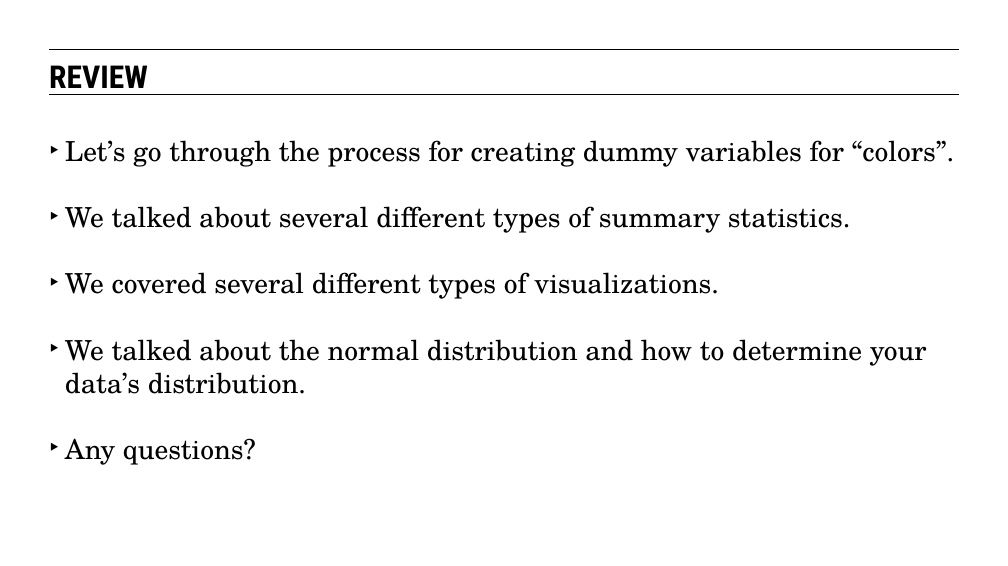
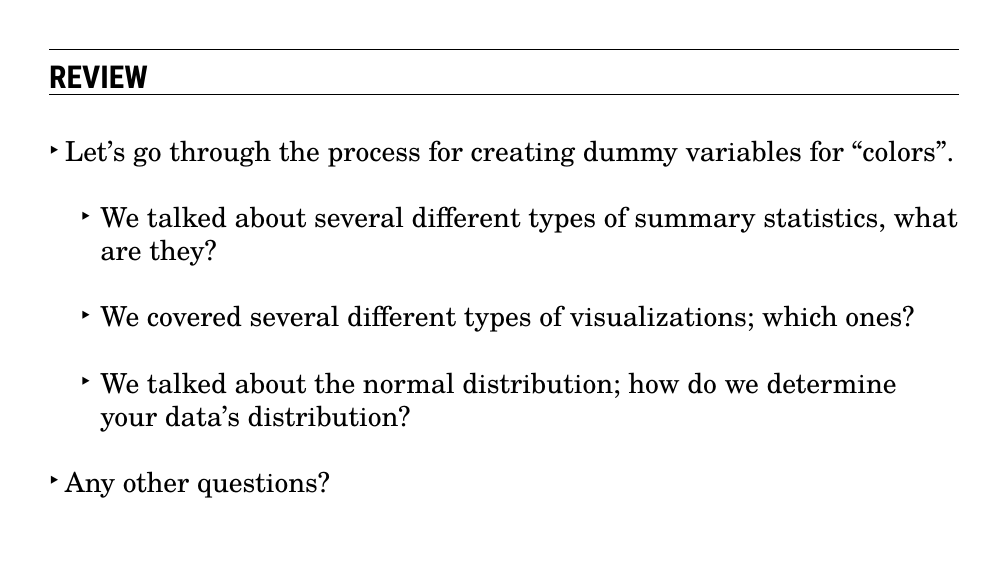
Before and after one commit to eflautt/ga-data-science, a slide deck: slide 68 of lessons/lesson-03/03-statistics-fundamentals.pptx (slide 58 before the commit). Drawn at 1008x566 pixels with LibreOffice and Linux fonts; fonts in the diff are those of the drawing. Boxes give left, top, right and bottom in pixels: in the first picture for what was removed or moved away, otherwise in the second. Text is boxed around its words. In the diff, an @@ line names an element or a change of style, - is before the commit and + after.

```diff
--- a/lessons/lesson-03/03-statistics-fundamentals.pptx
+++ b/lessons/lesson-03/03-statistics-fundamentals.pptx
@@ text at bbox=[65, 206, 958, 498]: text changed @@
-‣ We talked about several different types of summary statistics.
-‣ We covered several different types of visualizations.
-‣ We talked about the normal distribution and how to determine your data’s distribution.
-‣ Any questions?
+‣ We talked about several different types of summary statistics, what are they?
+‣ We covered several different types of visualizations; which ones?
+‣ We talked about the normal distribution; how do we determine your data’s distribution?
+‣ Any other questions?
```
Also in this commit, not shown: 18 other slides changed, 10 slides added.
